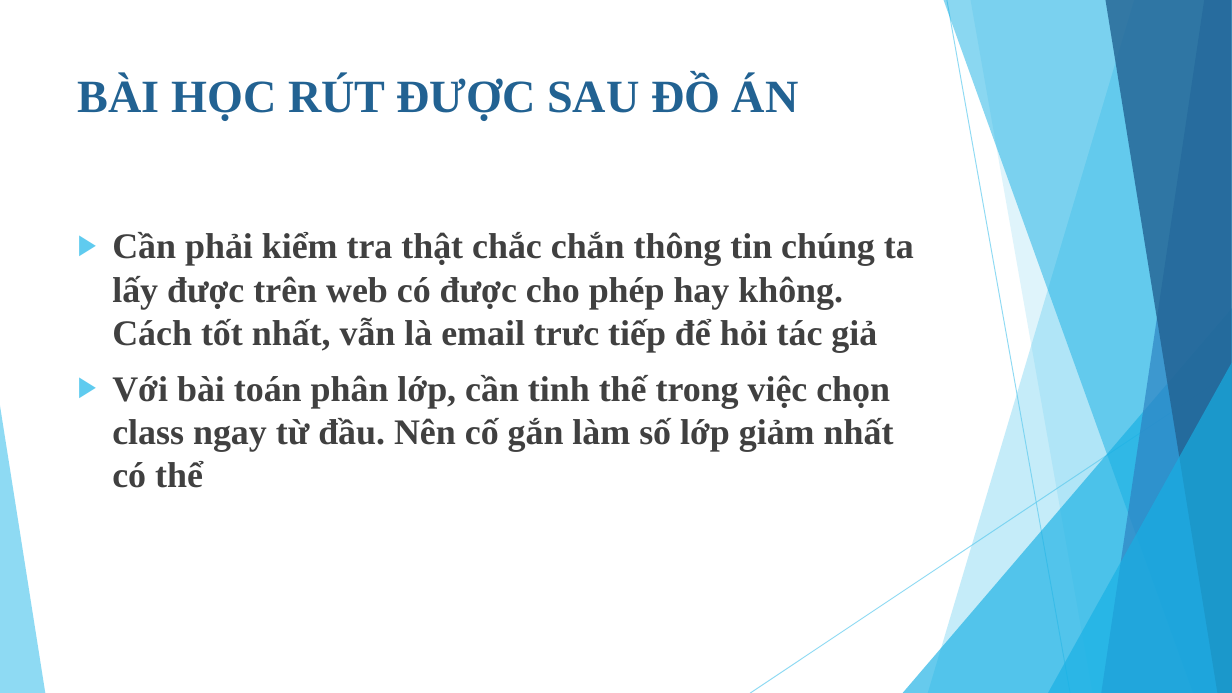
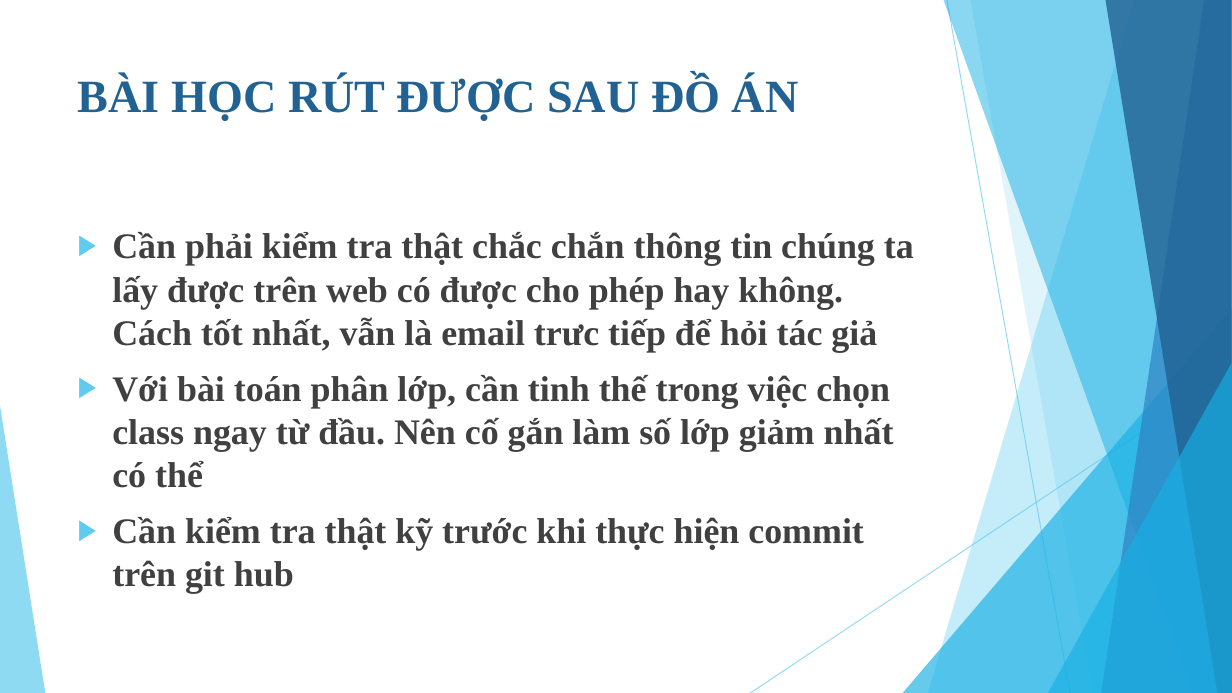
Before and after one commit to NguyenVTai/Datascience_2016-2, a slide deck: slide 29 of report/BÁO CÁO ĐỒ ÁN CUỐI KỲ.pptx. Drawn at 1232x693 pixels with LibreOffice and Linux fonts; fonts in the diff are those of the drawing. Boxes give left, top, right and bottom in pixels: in the first picture for what was removed or moved away, otherwise in the second. Text is boxed around its words. In the diff, an @@ line names an element or a change of style, - is before the commit and + after.

```diff
--- a/report/BÁO CÁO ĐỒ ÁN CUỐI KỲ.pptx
+++ b/report/BÁO CÁO ĐỒ ÁN CUỐI KỲ.pptx
@@ text at [112,517,864,594]: paragraph added @@
+▶ Cần kiểm tra thật kỹ trước khi thực hiện commit trên git hub
```
Also in this commit, not shown: 3 other slides changed.
